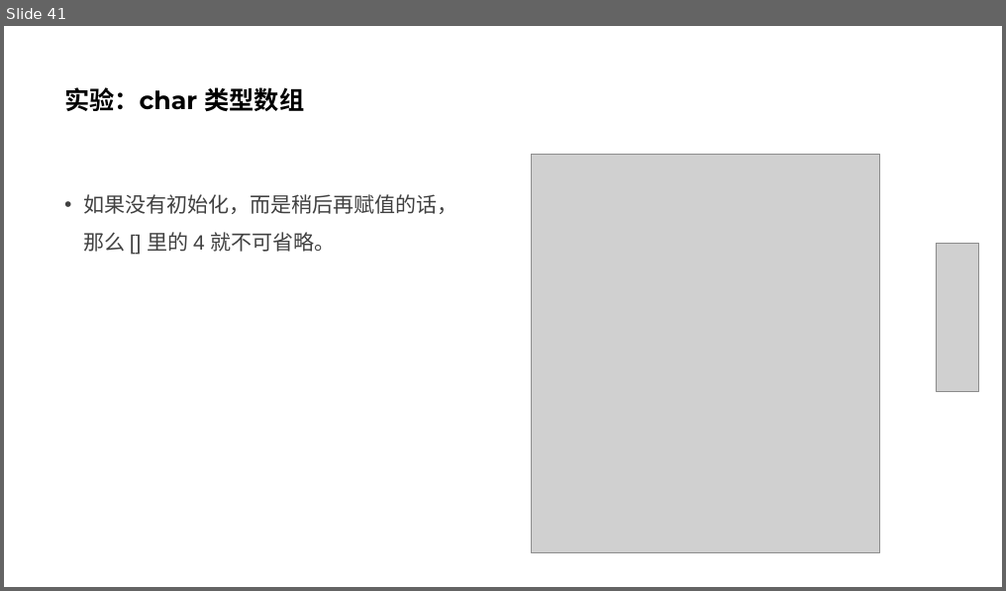
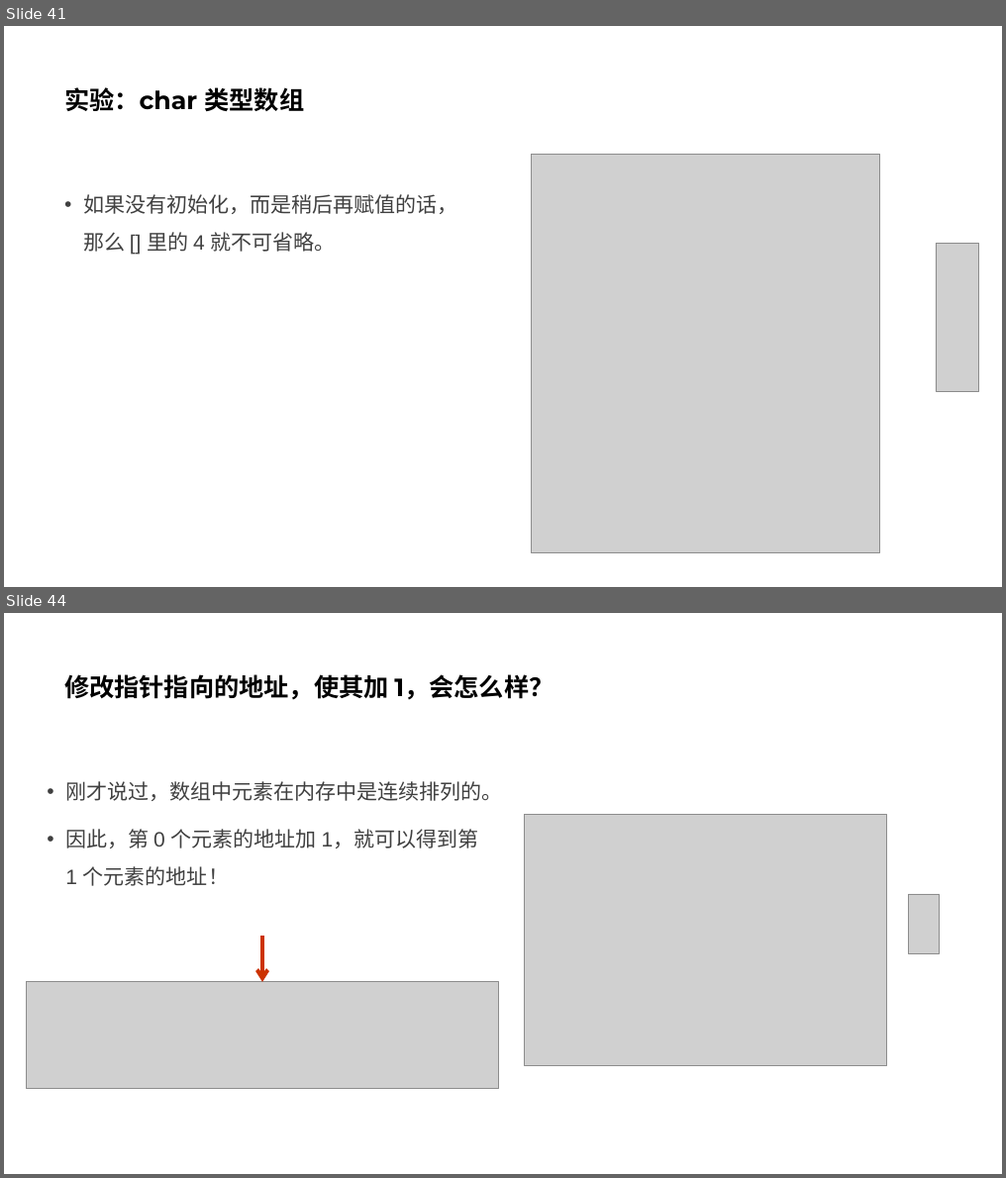
Before and after one commit to parallel101/course, a slide deck: 12/slides.pptx. Shown one above the other, each under a label of ours: slide 41 before the commit, slides 41 and 44 after it; the slides between them are not shown. The pictures are 1006x591 and 1006x1178 pixels, drawn with LibreOffice and Linux fonts; fonts in the diff are those of the drawing; grey boxes stand for pictures. Boxes give left, top, right and bottom in pixels: in the first picture for what was removed or moved away, otherwise in the second. Text is boxed around its words. In the diff, an @@ line names an element or a change of style, - is before the commit and + after.

```diff
--- a/12/slides.pptx
+++ b/12/slides.pptx
@@ slide 44 added at <box>4,613,1002,1174</box>, background #FFFFFF @@
@@ title added at <box>64,674,553,700</box>, 24 pt, text #000000, bold @@
+修改指针指向的地址，使其加 1，会怎么样？
@@ text added at <box>65,781,503,886</box>, 20 pt, text #404040 @@
+• 刚才说过，数组中元素在内存中是连续排列的。
+• 因此，第 0 个元素的地址加 1，就可以得到第 1 个元素的地址！
@@ picture added at <box>525,815,887,1066</box> @@
@@ picture added at <box>909,894,940,955</box> @@
@@ arrow added from (262, 937) to (262, 982), #CC3300 3.75 pt @@
@@ picture added at <box>27,982,499,1089</box> @@
```
Also in this commit, not shown: 1 slide changed, 6 other slides added, 8 other files.
